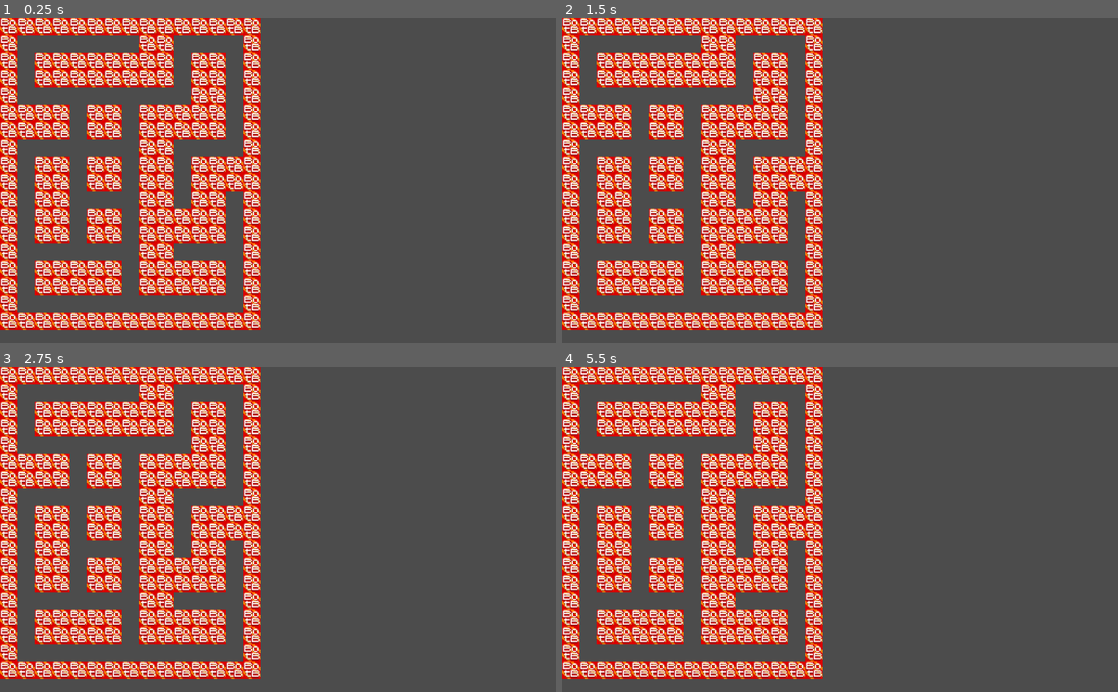
Above: before the commit, frames 1-4 (two rows, left to right).
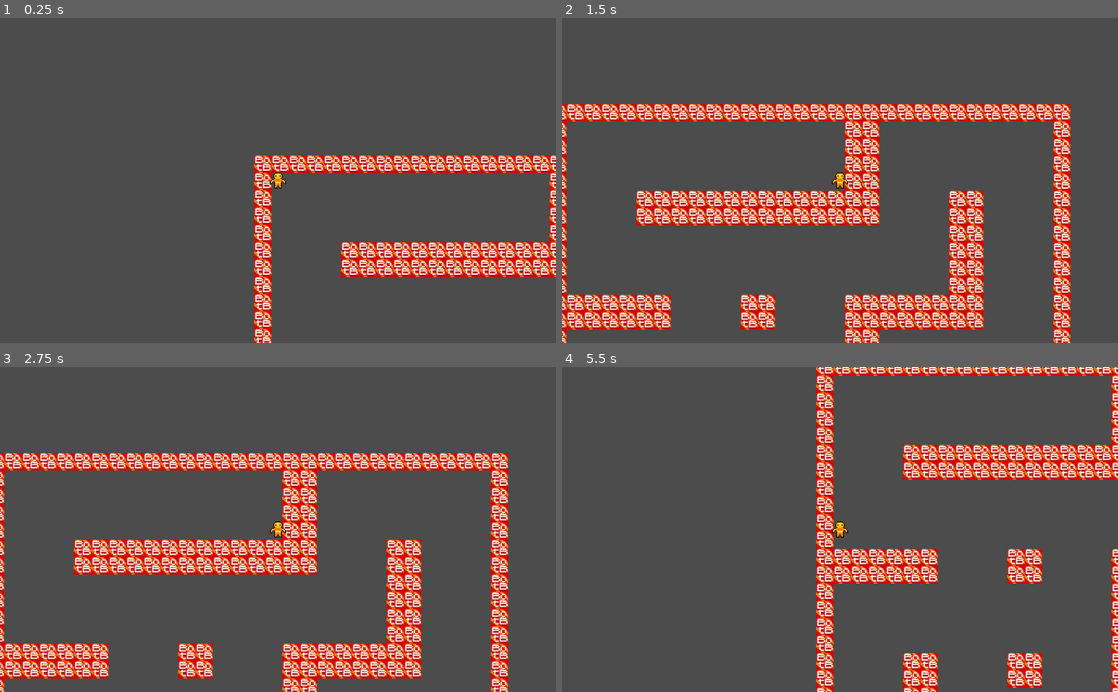
Above: after the commit, the same moments.

Repository: terrytheplatypus/simpleroguelike
Game: Godot game, scene res://maze.tscn
Two runs of this game, one before a commit and one after it. Both use one fixed random seed, a clock stepped at 60 frames per second and the inputs below.
Inputs:
- Up to frame 1 (0.25 s): no input
- Up to frame 2 (1.5 s): tap Enter at 0.5 s; hold Right (ui_right) 0.53-1.28 s; hold Down (ui_down) from 1.28 s (still down)
- Up to frame 3 (2.75 s): tap Space at 2 s; release Down (ui_down) at 2.03 s; hold Right (ui_right) from 2.03 s (still down)
- Up to frame 4 (5.5 s): tap Enter at 2.75, 5 s; release Right (ui_right) at 2.78 s; hold Up (ui_up) 2.78-3.53 s; tap Space at 3.5 s; hold Left (ui_left) 3.53-5.03 s; hold Down (ui_down) from 5.03 s (still down)

The runs differ from the first frame. In frame 1, 37% of the frame differs, in the area x 0-100%, y 0-100%; in frame 2, 44%; in frame 3, 44%, in the area x 0-92%, y 0-100%; in frame 4, 41%.

Commit message:
added design doc and cleaned up some stuff

Diff:
--- a/KinematicBody2D.gd
+++ /dev/null
@@ -1,35 +0,0 @@
-extends KinematicBody2D
-
-
-# Declare member variables here. Examples:
-# var a = 2
-# var b = "text"
-const WALK_SPEED = 100
-
-var velocity = Vector2()
-
-# Called when the node enters the scene tree for the first time.
-func _ready():
-	position=Vector2(2450, 2450)
-	#position=Vector2(0, 0)
-	pass # Replace with function body.
-
-func _physics_process(delta):
-	if Input.is_action_pressed("ui_left"):
-		velocity.x = -WALK_SPEED
-	elif Input.is_action_pressed("ui_right"):
-		velocity.x =  WALK_SPEED
-	elif Input.is_action_pressed("ui_up"):
-		velocity.y =  -WALK_SPEED
-	elif Input.is_action_pressed("ui_down"):
-		velocity.y =  WALK_SPEED
-	else:
-		velocity.x = 0
-	move_and_slide(velocity, Vector2(0, -1))
-
-	pass
-
-
-# Called every frame. 'delta' is the elapsed time since the previous frame.
-#func _process(delta):
-#	pass
--- a/Player.gd
+++ b/Player.gd
@@ -1,14 +1,33 @@
-extends Sprite
+extends KinematicBody2D
 
 
 # Declare member variables here. Examples:
 # var a = 2
 # var b = "text"
+const WALK_SPEED = 600
 
+var velocity = Vector2()
 
 # Called when the node enters the scene tree for the first time.
 func _ready():
+	position=Vector2(2450, 2450)
+	#position=Vector2(0, 0)
 	pass # Replace with function body.
+
+func _physics_process(delta):
+	if Input.is_action_pressed("ui_left"):
+		velocity.x = -WALK_SPEED
+	elif Input.is_action_pressed("ui_right"):
+		velocity.x =  WALK_SPEED
+	elif Input.is_action_pressed("ui_up"):
+		velocity.y =  -WALK_SPEED
+	elif Input.is_action_pressed("ui_down"):
+		velocity.y =  WALK_SPEED
+	else:
+		velocity.x = 0
+	move_and_slide(velocity, Vector2(0, -1))
+
+	pass
 
 
 # Called every frame. 'delta' is the elapsed time since the previous frame.
--- /dev/null
+++ b/generateObjects.gd
@@ -0,0 +1,21 @@
+extends TileMap
+
+
+# Declare member variables here. Examples:
+# var a = 2
+# var b = "text"
+
+
+# Called when the node enters the scene tree for the first time.
+func _ready():
+	var player = preload("res://player.tscn").instance()
+	#get_node("TileMap2").
+	add_child(player)
+	player.position=Vector2(30,30)
+	print(get_parent().mapHeight)
+	pass # Replace with function body.
+	#add p
+
+# Called every frame. 'delta' is the elapsed time since the previous frame.
+#func _process(delta):
+#	pass
--- a/mapgen2.gd
+++ b/mapgen2.gd
@@ -7,7 +7,7 @@
 #this code is currently broken but it does work with odd number square grids
 var mapHeight=6
 var mapLength=5
-var cellSize=3
+var cellSize=6
 #visitedCells is a dict just so i can have quick lookup
 #doesn't matter in this case but still nice
 var visitedCells={}
--- a/maze.tscn
+++ b/maze.tscn
@@ -1,7 +1,8 @@
-[gd_scene load_steps=3 format=2]
+[gd_scene load_steps=4 format=2]
 
 [ext_resource path="res://mapgen2.gd" type="Script" id=1]
 [ext_resource path="res://spriteshit2.tres" type="TileSet" id=2]
+[ext_resource path="res://generateObjects.gd" type="Script" id=3]
 
 [node name="Node2D" type="Node2D"]
 
@@ -10,3 +11,9 @@
 cell_size = Vector2( 32, 32 )
 format = 1
 script = ExtResource( 1 )
+
+[node name="TileMap2" type="TileMap" parent="TileMap"]
+tile_set = ExtResource( 2 )
+cell_size = Vector2( 32, 32 )
+format = 1
+script = ExtResource( 3 )
--- a/player.tscn
+++ b/player.tscn
@@ -1,8 +1,7 @@
-[gd_scene load_steps=5 format=2]
+[gd_scene load_steps=4 format=2]
 
 [ext_resource path="res://player medium.png" type="Texture" id=1]
-[ext_resource path="res://KinematicBody2D.gd" type="Script" id=2]
-[ext_resource path="res://Player.gd" type="Script" id=3]
+[ext_resource path="res://player.gd" type="Script" id=2]
 
 [sub_resource type="RectangleShape2D" id=1]
 extents = Vector2( 10, 16.4802 )
@@ -14,7 +13,6 @@
 [node name="Player" type="Sprite" parent="."]
 position = Vector2( 0.705322, 0.204071 )
 texture = ExtResource( 1 )
-script = ExtResource( 3 )
 
 [node name="Camera2D" type="Camera2D" parent="Player"]
 current = true
Not shown, added: design doc.txt
